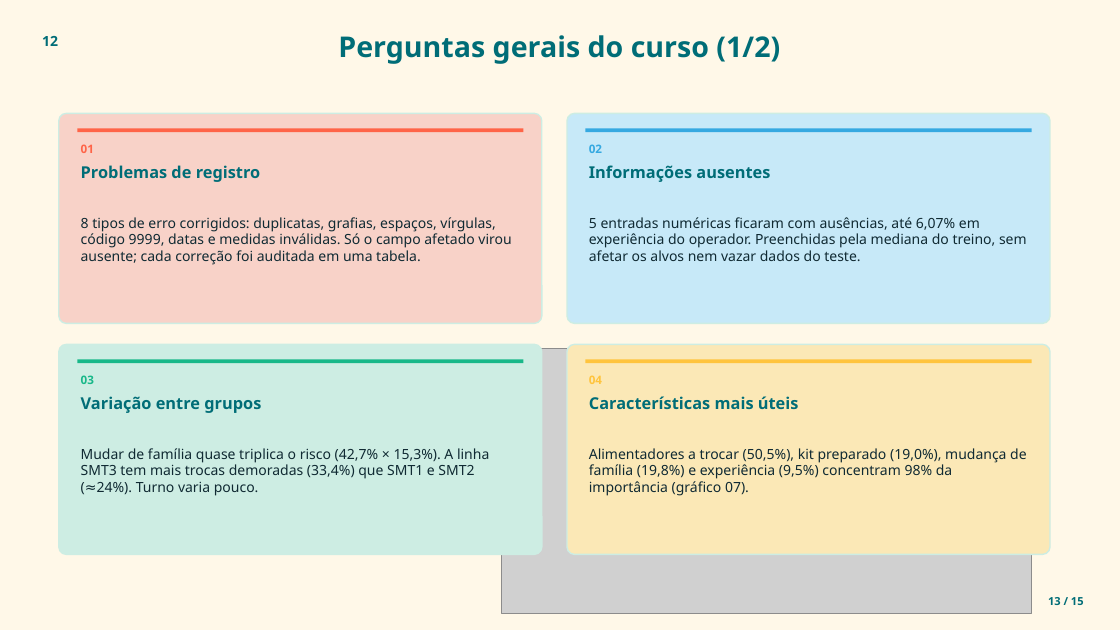
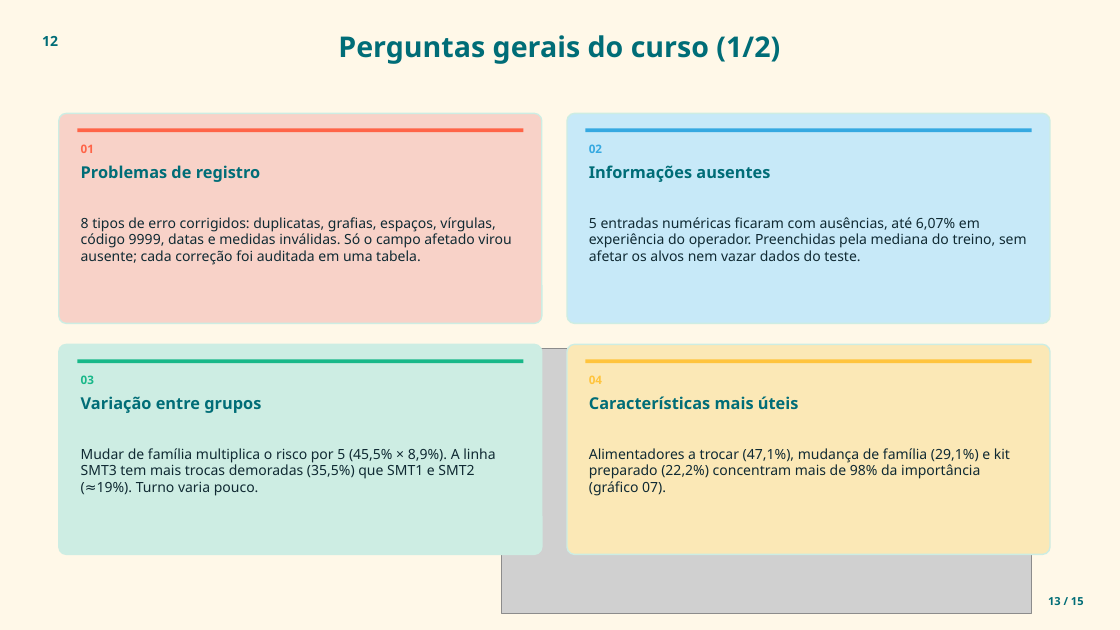
Before and after one commit to JulianaBallin/SMT-Changeover-Prediction, a slide deck: slide 13 of docs/apresentacao/apresentacao_smt_em_tempo.pptx. Drawn at 1120x630 pixels with LibreOffice and Linux fonts; fonts in the diff are those of the drawing; grey boxes stand for pictures. Boxes give left, top, right and bottom in pixels: in the first picture for what was removed or moved away, otherwise in the second. Text is boxed around its words. In the diff, an @@ line names an element or a change of style, - is before the commit and + after.

```diff
--- a/docs/apresentacao/apresentacao_smt_em_tempo.pptx
+++ b/docs/apresentacao/apresentacao_smt_em_tempo.pptx
@@ text at <box>81,448,495,496</box>: text changed @@
-Mudar de família quase triplica o risco (42,7% × 15,3%). A linha SMT3 tem mais trocas demoradas (33,4%) que SMT1 e SMT2 (≈24%). Turno varia pouco.
+Mudar de família multiplica o risco por 5 (45,5% × 8,9%). A linha SMT3 tem mais trocas demoradas (35,5%) que SMT1 e SMT2 (≈19%). Turno varia pouco.
@@ text at <box>589,448,1010,496</box>: text changed @@
-Alimentadores a trocar (50,5%), kit preparado (19,0%), mudança de família (19,8%) e experiência (9,5%) concentram 98% da importância (gráfico 07).
+Alimentadores a trocar (47,1%), mudança de família (29,1%) e kit preparado (22,2%) concentram mais de 98% da importância (gráfico 07).
```
Also in this commit, not shown: 5 other slides changed, 2 other files.
